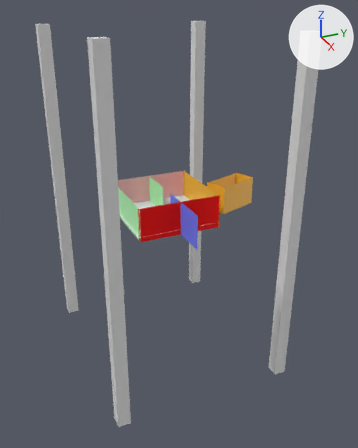
A saved change to the glTF model apps/probes-simpledemo/content/models/baking-probs.gltf.
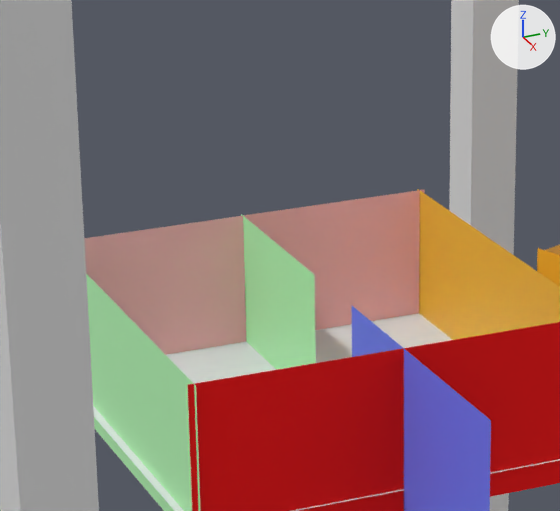
Old and new are each drawn whole from a 50 mm lens placed at (148.1, -60.9, 69.2), pointed at (-0.1, 5.7, -4.9) and again close up on the part from 28% to 59% of the width and 30% to 52% of the height. The lights are fixed; the arrows at upper right show +X, +Y and +Z. Where no turn or scale is listed for an object, it has been applied to the vertices.

Objects in the first close-up: 'east-wall', 'floor', 'h---wall.003', 'north-int-wall', 'north-wall', 'pillar NW', 'pillar SE', 'south-int-wall', 'south-wall', 'west--wall'.
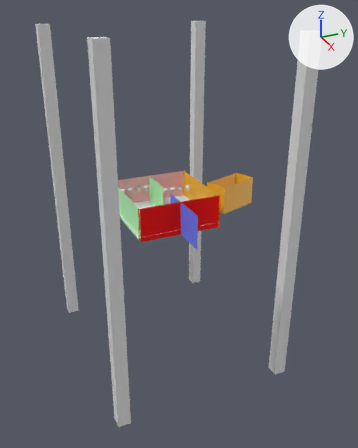
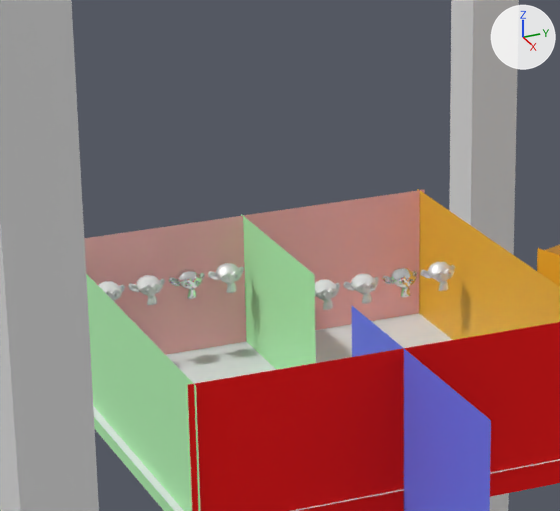
Where the change shows, as pixel boxes (x1, y1, x2, y2) in the close-ups (560 x 511 px):
'Suzanne.004', added: after (128, 275, 165, 305)
'Suzanne.002', added: after (168, 269, 204, 299)
'Suzanne.006', added: after (343, 274, 379, 304)
'Suzanne', added: after (208, 263, 244, 293)
'Suzanne.003', added: after (382, 268, 417, 297)
'Suzanne.001', added: after (420, 262, 455, 291)
'Suzanne.007', added: after (315, 280, 340, 310)
'Suzanne.005', added: after (98, 281, 125, 302)

The change, as a diff of the scene's bpy script:
```diff
--- a/apps/probes-simpledemo/content/models/baking-probs.gltf.py
+++ b/apps/probes-simpledemo/content/models/baking-probs.gltf.py
@@ mat_suzanne_smooth @@
+mat_suzanne_smooth = principled_material('Suzanne smooth')
+mat_suzanne_smooth.base_color = (0.8, 0.8, 0.8)  # white #e7e7e7
+mat_suzanne_smooth.metallic = 0.1
+mat_suzanne_smooth.roughness = 1.0
@@ mat_suzanne_plastic @@
+mat_suzanne_plastic = principled_material('Suzanne plastic')
+mat_suzanne_plastic.base_color = (0.8, 0.8, 0.8)  # white #e7e7e7
+mat_suzanne_plastic.metallic = 0.1
+mat_suzanne_plastic.roughness = 0.1
@@ mat_suzanne_metal @@
+mat_suzanne_metal = principled_material('Suzanne metal')
+mat_suzanne_metal.base_color = (0.8, 0.8, 0.8)  # white #e7e7e7
+mat_suzanne_metal.metallic = 1.0
+mat_suzanne_metal.roughness = 0.1
@@ mat_suzanne_balanced @@
+mat_suzanne_balanced = principled_material('Suzanne balanced')
+mat_suzanne_balanced.base_color = (0.8, 0.8, 0.8)  # white #e7e7e7
+mat_suzanne_balanced.metallic = 0.5
@@ me_suzanne_007 @@
+me_suzanne_007.from_pydata(...)  # 505 vertices, 968 faces; spans x -1.37..1.37, y -0.85..0.85, z -0.98..0.98
+me_suzanne_007.materials.append(mat_suzanne_smooth)  # white #e7e7e7
@@ me_suzanne_006 @@
+me_suzanne_006.from_pydata(...)  # 505 vertices, 968 faces; spans x -1.37..1.37, y -0.85..0.85, z -0.98..0.98
+me_suzanne_006.materials.append(mat_suzanne_plastic)  # white #e7e7e7
@@ me_suzanne_005 @@
+me_suzanne_005.from_pydata(...)  # 505 vertices, 968 faces; spans x -1.37..1.37, y -0.85..0.85, z -0.98..0.98
+me_suzanne_005.materials.append(mat_suzanne_metal)  # white #e7e7e7
@@ me_suzanne_001 @@
+me_suzanne_001.from_pydata(...)  # 505 vertices, 968 faces; spans x -1.37..1.37, y -0.85..0.85, z -0.98..0.98
+me_suzanne_001.materials.append(mat_suzanne_balanced)  # white #e7e7e7
@@ ob_suzanne_007 @@
+ob_suzanne_007 = bpy.data.objects.new('Suzanne.007', me_suzanne_007)
+ob_suzanne_007.location = (-6.07, 3.0, 6.0)
+ob_suzanne_007.rotation_euler = (0.0, 0.0, 1.571)  # degrees (0, 0, 90)
@@ ob_suzanne_006 @@
+ob_suzanne_006 = bpy.data.objects.new('Suzanne.006', me_suzanne_006)
+ob_suzanne_006.location = (-6.07, 6.0, 6.0)
+ob_suzanne_006.rotation_euler = (0.0, 0.0, 1.571)  # degrees (0, 0, 90)
@@ ob_suzanne_005 @@
+ob_suzanne_005 = bpy.data.objects.new('Suzanne.005', me_suzanne_007)
+ob_suzanne_005.location = (-12.0, -11.0, 6.0)
+ob_suzanne_005.rotation_euler = (0.0, 0.0, 1.571)  # degrees (0, 0, 90)
@@ ob_suzanne_004 @@
+ob_suzanne_004 = bpy.data.objects.new('Suzanne.004', me_suzanne_006)
+ob_suzanne_004.location = (-12.0, -8.0, 6.0)
+ob_suzanne_004.rotation_euler = (0.0, 0.0, 1.571)  # degrees (0, 0, 90)
@@ ob_suzanne_003 @@
+ob_suzanne_003 = bpy.data.objects.new('Suzanne.003', me_suzanne_005)
+ob_suzanne_003.location = (-6.07, 9.0, 6.0)
+ob_suzanne_003.rotation_euler = (0.0, 0.0, 1.571)  # degrees (0, 0, 90)
@@ ob_suzanne_002 @@
+ob_suzanne_002 = bpy.data.objects.new('Suzanne.002', me_suzanne_005)
+ob_suzanne_002.location = (-12.0, -5.0, 6.0)
+ob_suzanne_002.rotation_euler = (0.0, 0.0, 1.571)  # degrees (0, 0, 90)
@@ ob_suzanne_001 @@
+ob_suzanne_001 = bpy.data.objects.new('Suzanne.001', me_suzanne_001)
+ob_suzanne_001.location = (-6.07, 12.0, 6.0)
+ob_suzanne_001.rotation_euler = (0.0, 0.0, 1.571)  # degrees (0, 0, 90)
@@ ob_suzanne @@
+ob_suzanne = bpy.data.objects.new('Suzanne', me_suzanne_001)
+ob_suzanne.location = (-12.0, -2.0, 6.0)
+ob_suzanne.rotation_euler = (0.0, 0.0, 1.571)  # degrees (0, 0, 90)
```
